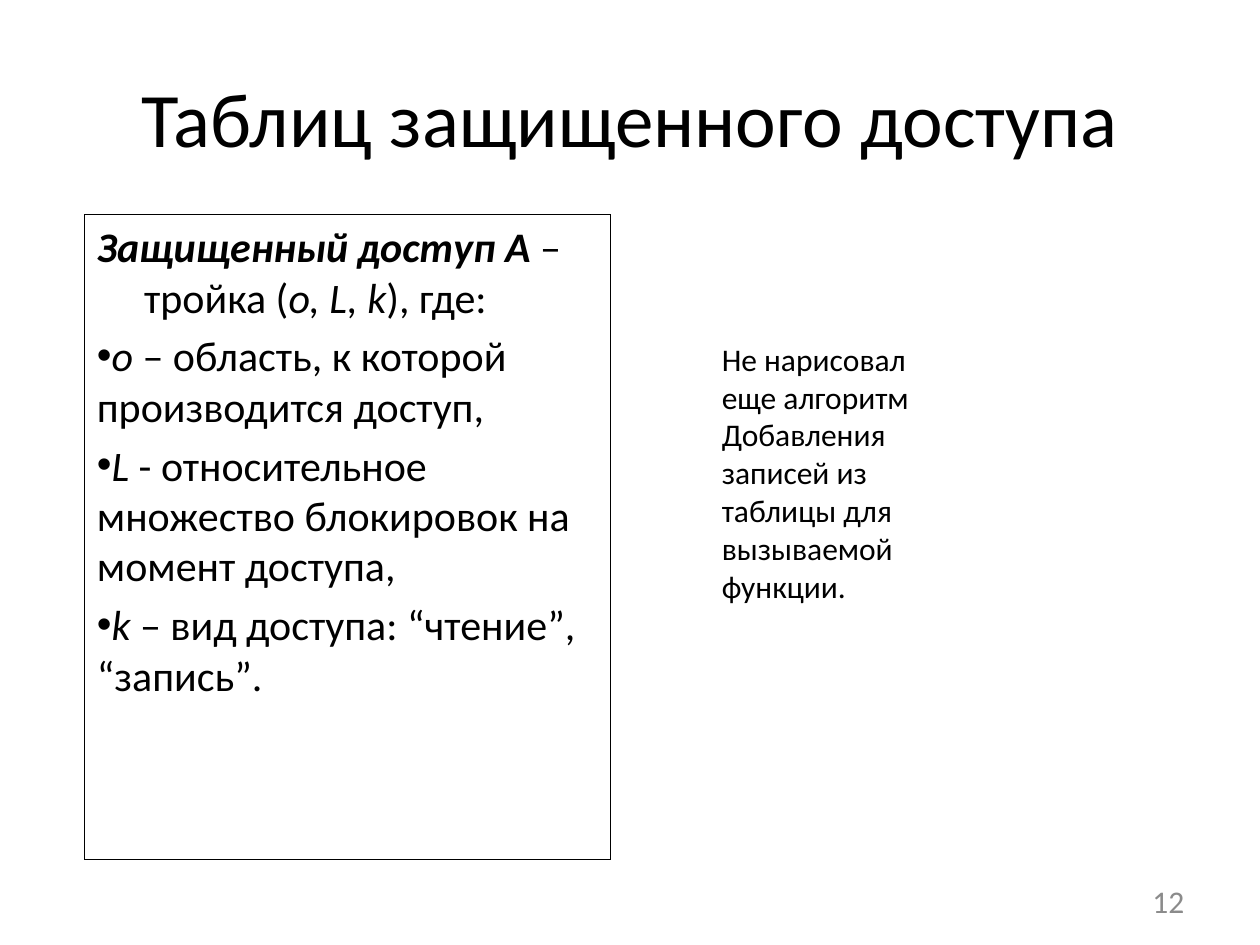
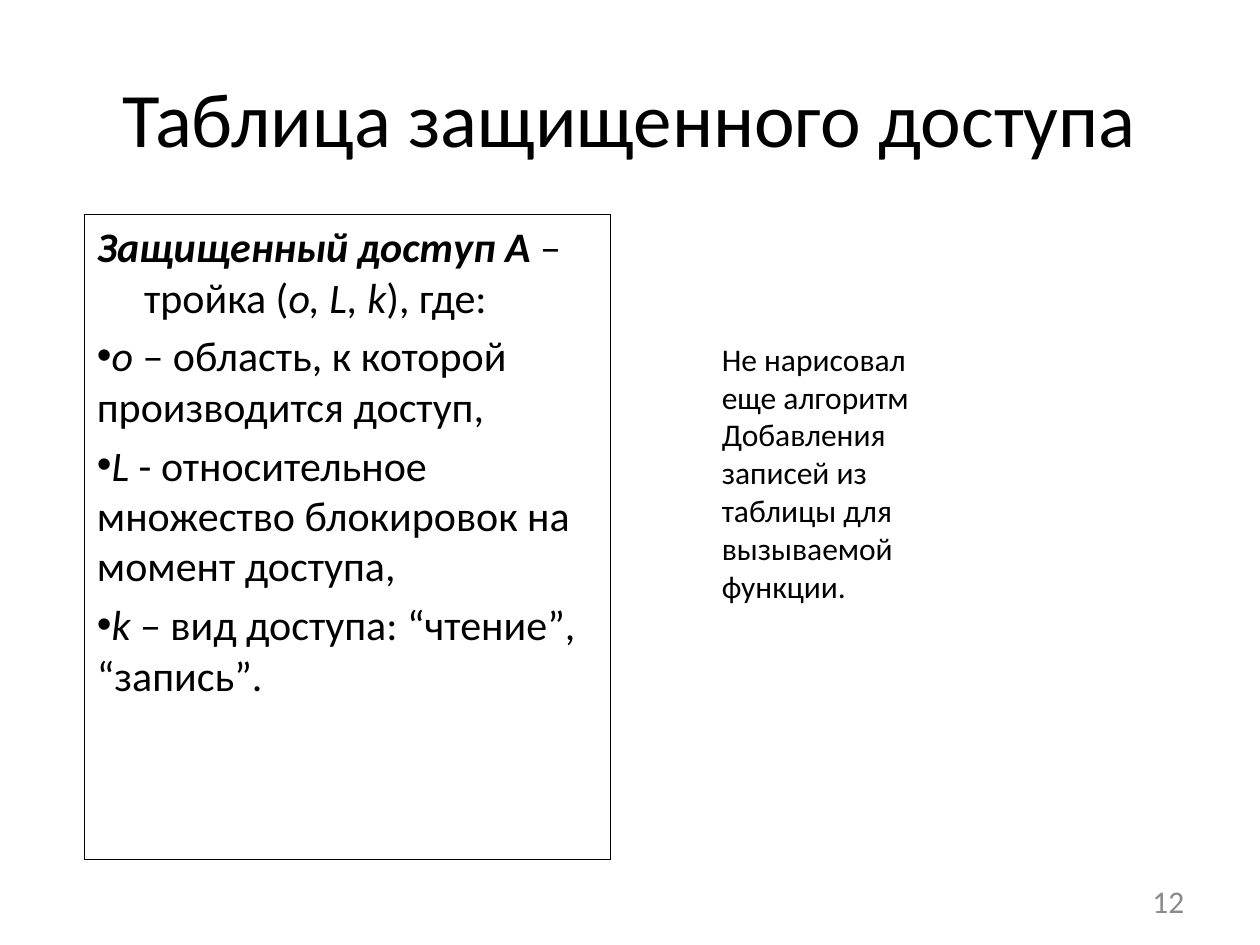
Before and after one commit to afrolovskiy/diplom, a slide deck: slide 12 of presentations/diplom/static race detection.pptx. Drawn at 1260x945 pixels with LibreOffice and Linux fonts; fonts in the diff are those of the drawing. Boxes give left, top, right and bottom in pixels: in the first picture for what was removed or moved away, otherwise in the second. Text is boxed around its words. In the diff, an @@ line names an element or a change of style, - is before the commit and + after.

```diff
--- a/presentations/diplom/static race detection.pptx
+++ b/presentations/diplom/static race detection.pptx
@@ title at <box>123,94,1136,160</box>: text changed @@
-Таблиц защищенного доступа
+Таблица защищенного доступа
```
Also in this commit, not shown: 6 other slides changed, 7 other files.
